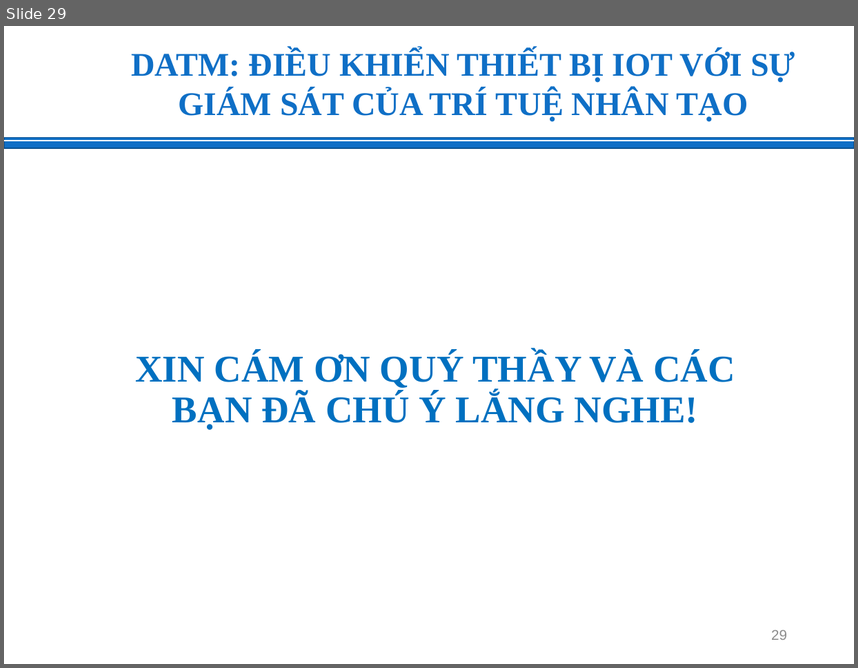
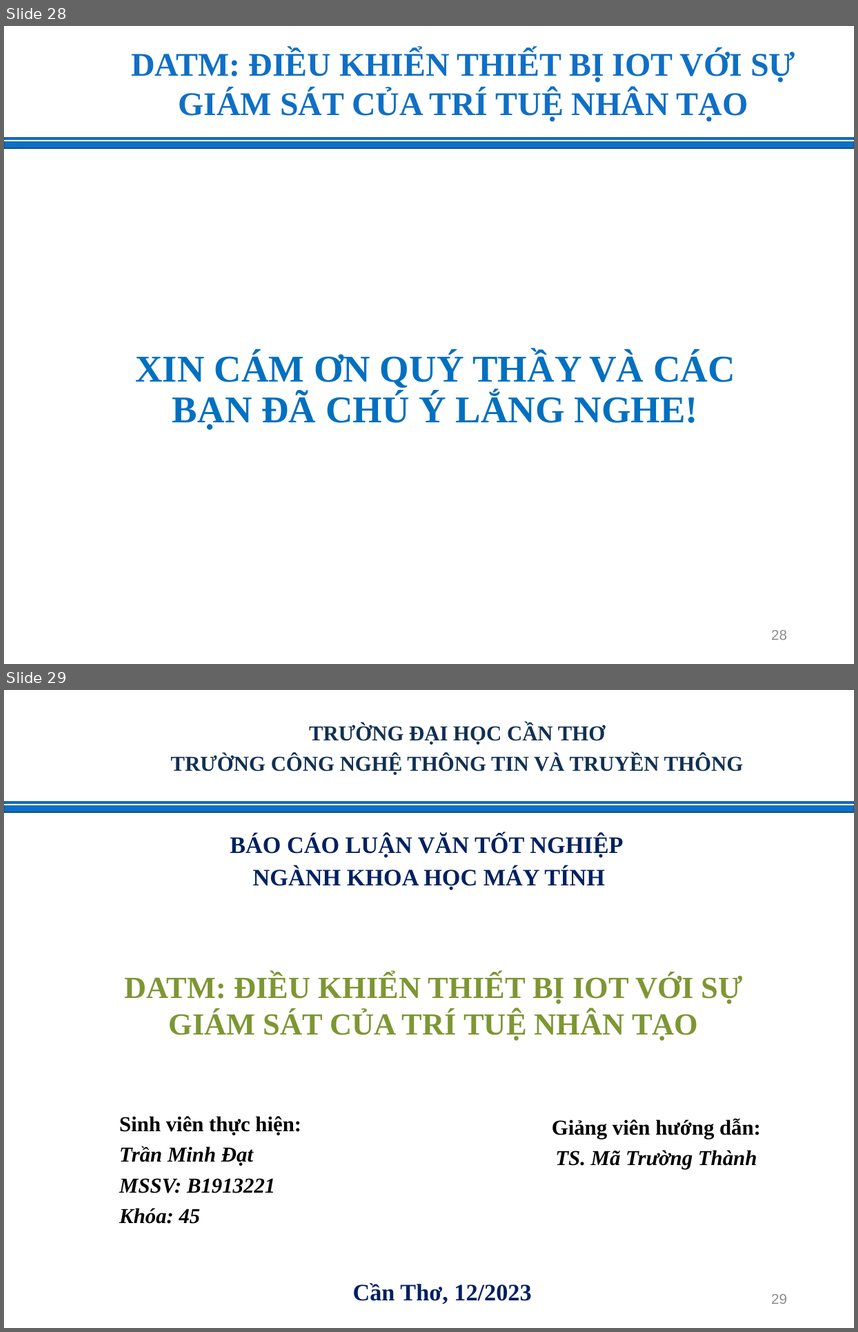
Before and after one commit to tmdat17/DATM_Predict_Person_Sleep_App, a slide deck: DATM.pptx. Shown one above the other, each under a label of ours: slide 29 before the commit, slides 28 and 29 after it. The pictures are 858x668 and 858x1332 pixels, drawn with LibreOffice and Linux fonts; fonts in the diff are those of the drawing; background and template pictures are left out. Boxes give left, top, right and bottom in pixels: in the first picture for what was removed or moved away, otherwise in the second. Text is boxed around its words. In the diff, an @@ line names an element or a change of style, - is before the commit and + after.

```diff
--- a/DATM.pptx
+++ b/DATM.pptx
@@ slide 29 added at <box>4,690,854,1328</box>, background #FFFFFF; not listed: 2 template elements that a slide beside it also shows @@
@@ title added at <box>171,724,744,775</box>, 18 pt, text #113052, bold @@
+TRƯỜNG ĐẠI HỌC CẦN THƠ
+TRƯỜNG CÔNG NGHỆ THÔNG TIN VÀ TRUYỀN THÔNG
@@ text added at <box>230,834,623,890</box>, 20 pt, text #002060, bold @@
+BÁO CÁO LUẬN VĂN TỐT NGHIỆP
+NGÀNH KHOA HỌC MÁY TÍNH
@@ text added at <box>125,974,743,1041</box>, 26 pt, text #7E9632, bold @@
+DATM: ĐIỀU KHIỂN THIẾT BỊ IOT VỚI SỰ
+GIÁM SÁT CỦA TRÍ TUỆ NHÂN TẠO
@@ text added at <box>119,1116,301,1223</box>, 18 pt, text #000000, bold, italic @@
+Sinh viên thực hiện:
+Trần Minh Đạt
+MSSV: B1913221
+Khóa: 45
@@ text added at <box>552,1118,761,1169</box>, 18 pt, text #000000, bold @@
+Giảng viên hướng dẫn:
+TS. Mã Trường Thành
@@ text added at <box>353,1283,531,1303</box>, 20 pt, text #002060, bold @@
+Cần Thơ, 12/2023
@@ page number added at <box>771,1294,787,1303</box>, 12 pt, text #8C8C8C @@
+29
@@ what was slide 29 is now slide 28 @@
@@ page number at <box>771,630,787,639</box>: text changed @@
-29
+28
```
Also in this commit, not shown: 25 slides changed, 2 other slides added, 1 other file.
